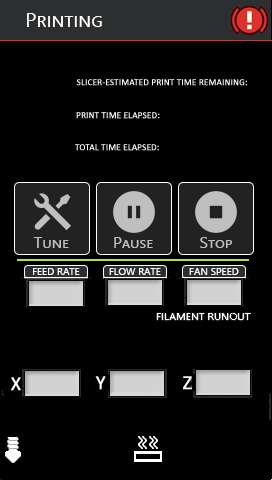
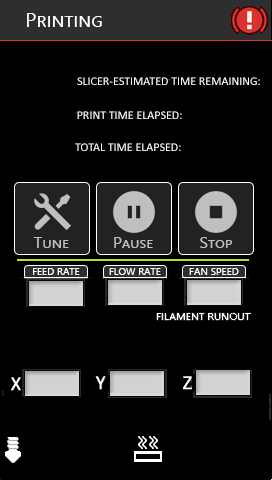
Layers edited between the first and the second 272 x 480 image:
added layer "TOTAL TIME ELAPSED:" above "PRINT TIME ELAPSED:" over [75, 143, 181, 151]
added layer "PRINT TIME ELAPSED:" above "SLICER-ESTIMATED TIME REMAINING:" over [77, 111, 182, 119]
added layer "SLICER-ESTIMATED TIME REMAINING:" above "Titles" over [77, 77, 260, 85]
painted on "Titles" over [75, 79, 247, 151]
